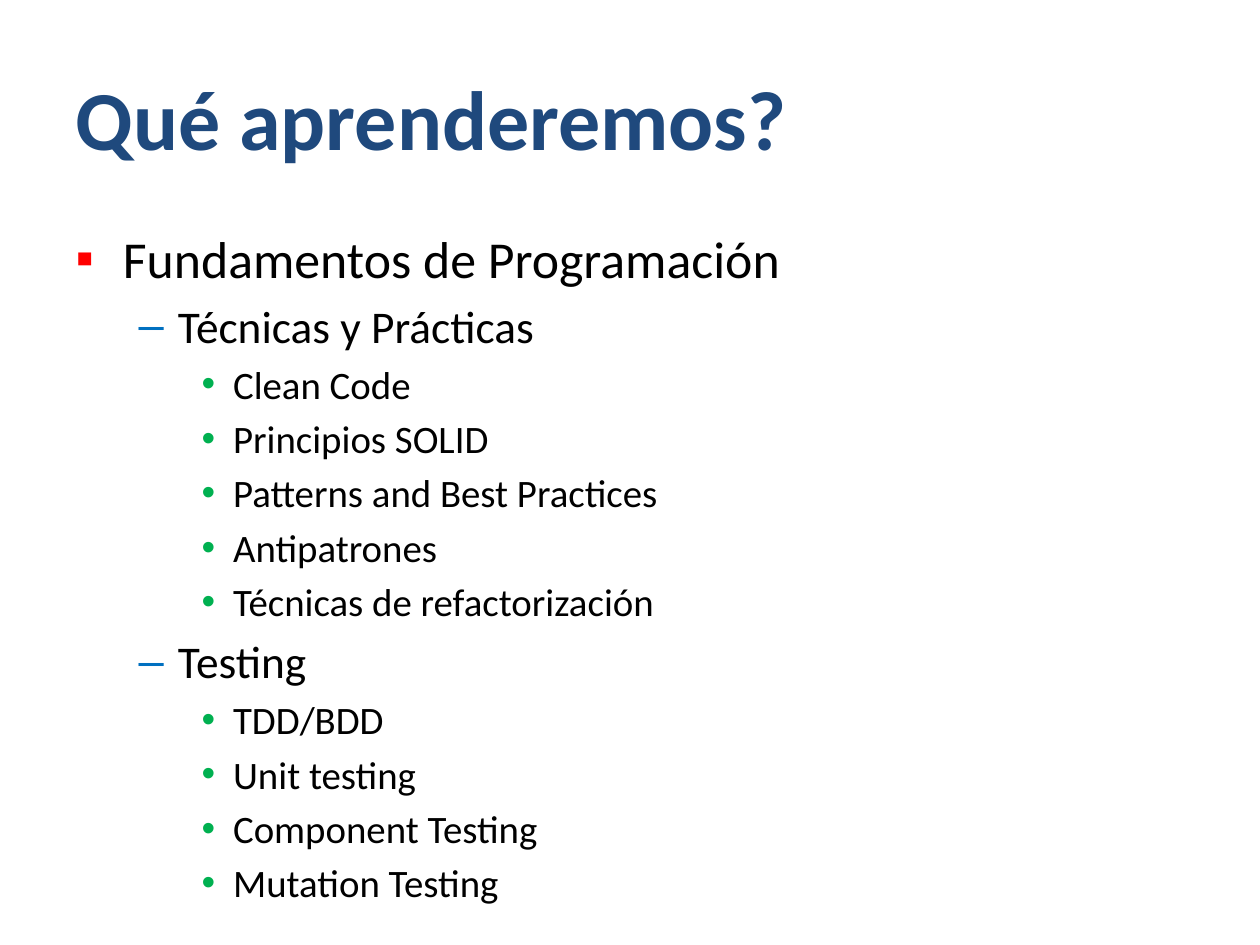
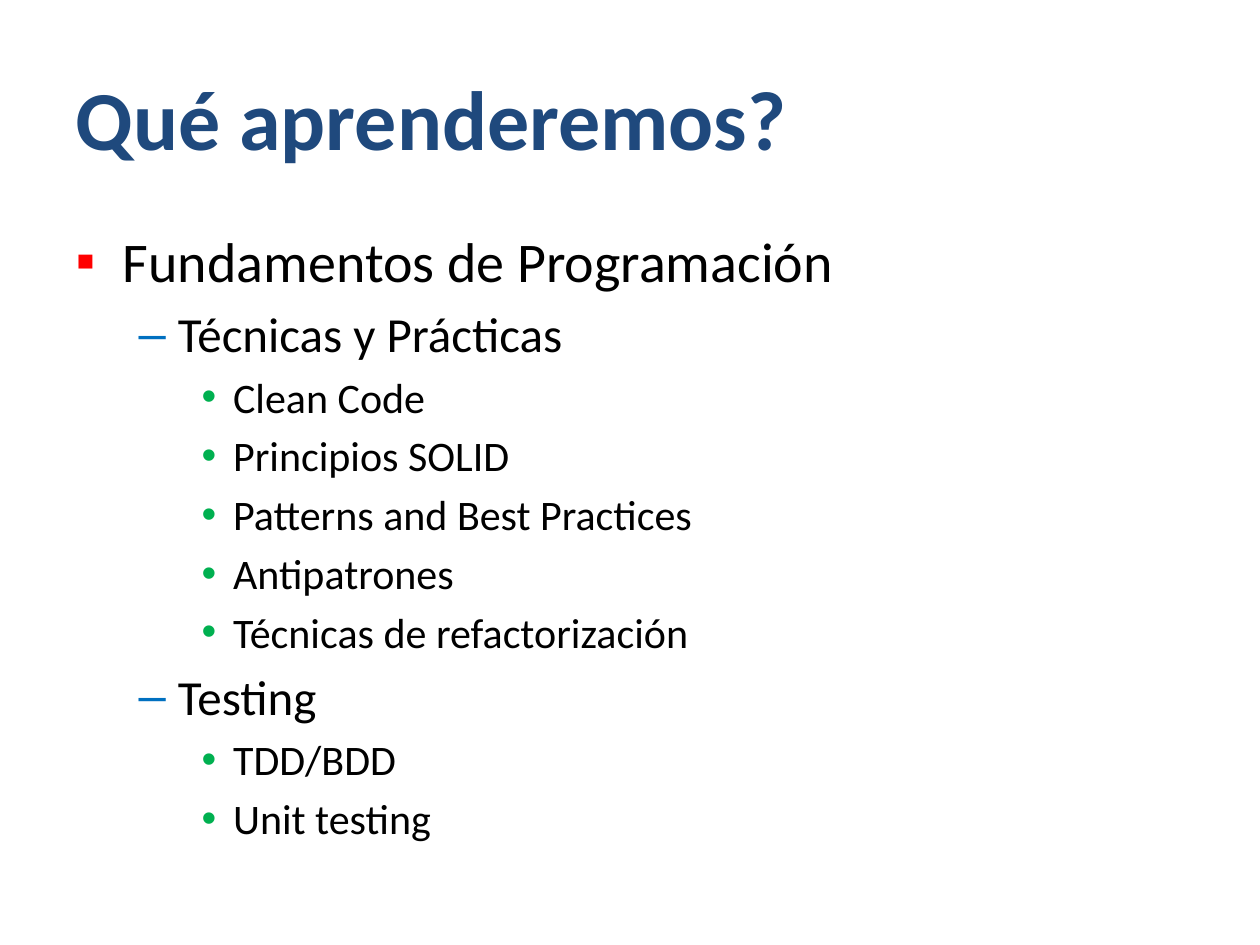
Before and after one commit to Jucer74/BackDevelopment, a slide deck: slide 6 of Classes/BackDev-01-Introducción.pptx. Drawn at 1260x945 pixels with LibreOffice and Linux fonts; fonts in the diff are those of the drawing; background and template pictures are left out. Boxes give left, top, right and bottom in pixels: in the first picture for what was removed or moved away, otherwise in the second. Text is boxed around its words. In the diff, an @@ line names an element or a change of style, - is before the commit and + after.

```diff
--- a/Classes/BackDev-01-Introducción.pptx
+++ b/Classes/BackDev-01-Introducción.pptx
@@ text "Fundamentos de Programación" at (x1=123, y1=243, x2=833, y2=842): size 29.6 to 32 pt in "Fundamentos de Programación"; size 25.9 to 28 pt in "Técnicas y Prácticas", "Testing"; size 22.2 to 24 pt in "Clean Code", "Principios SOLID", "Patterns and Best Practices", "Antipatrones" and 3 more places @@
@@ text at (x1=233, y1=816, x2=538, y2=904): paragraphs removed @@
-    • Component Testing
-    • Mutation Testing
```
Also in this commit, not shown: 1 other slide changed, 14 other files.
